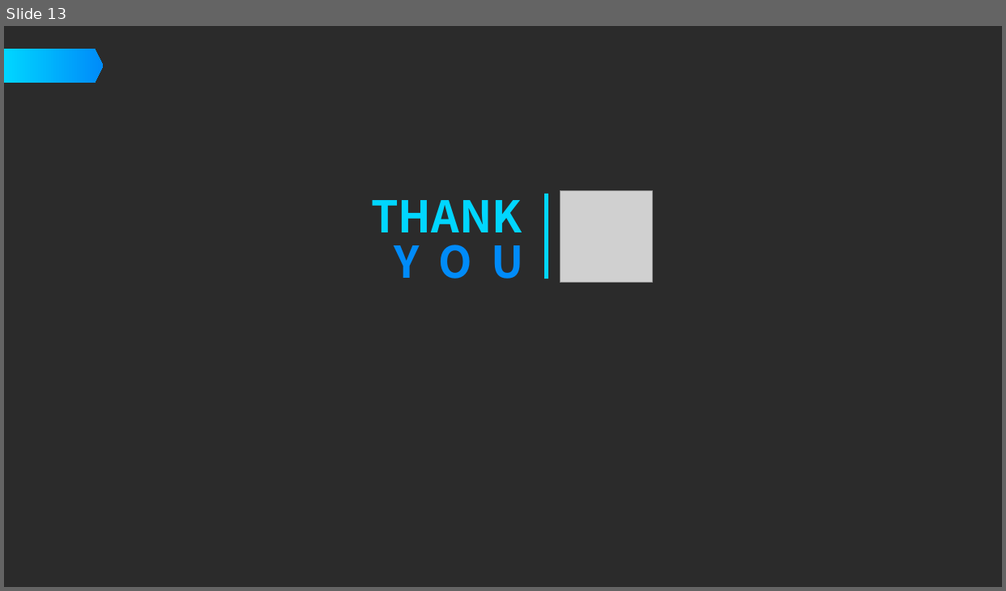
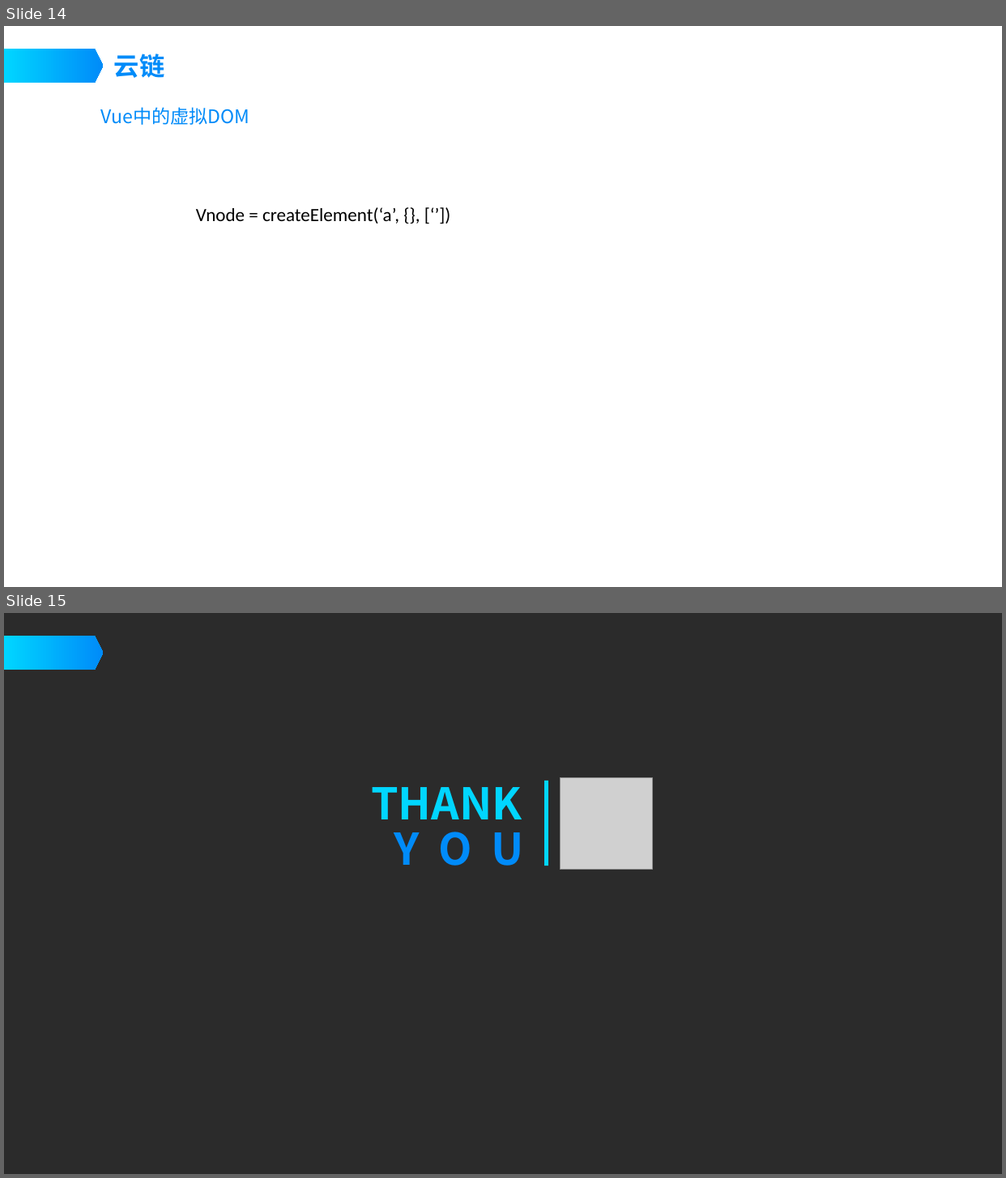
Before and after one commit to liubei90/vdom-ppt, a slide deck: vdom.pptx. Shown one above the other, each under a label of ours: slide 13 before the commit, slides 14 and 15 after it. The pictures are 1006x591 and 1006x1178 pixels, drawn with LibreOffice and Linux fonts; fonts in the diff are those of the drawing; grey boxes stand for pictures; background and template pictures are left out; a plain dark background stands for a picture behind light text. Boxes give left, top, right and bottom in pixels: in the first picture for what was removed or moved away, otherwise in the second. Text is boxed around its words. In the diff, an @@ line names an element or a change of style, - is before the commit and + after.

```diff
--- a/vdom.pptx
+++ b/vdom.pptx
@@ slide 14 added at <box>4,26,1002,587</box>, background #FFFFFF; not listed: 1 template element that a slide beside it also shows @@
@@ text added at <box>114,54,165,78</box>, 24.4 pt, text #008BF9, bold @@
+云链
@@ text added at <box>101,107,249,125</box>, 18 pt, text #008BF9 @@
+Vue中的虚拟DOM
@@ text added at <box>196,207,399,224</box>, 18 pt, text #000000 @@
+Vnode = createElement(‘a’, {}, [‘’])
@@ what was slide 13 is now slide 15 @@
```
Also in this commit, not shown: 1 slide changed, 1 other slide added.
